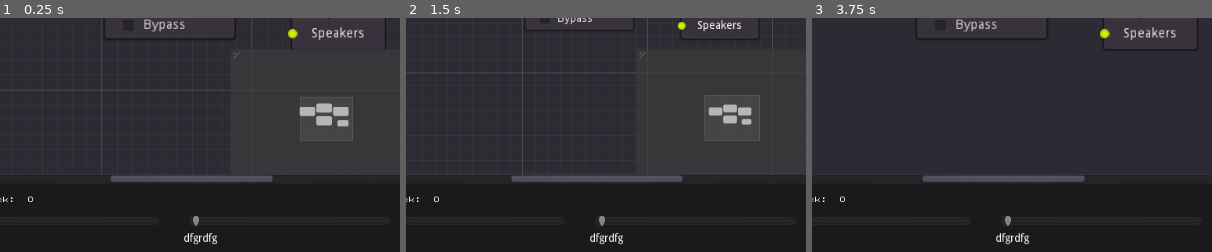
Above: before the commit, frames 1-3 (left to right).
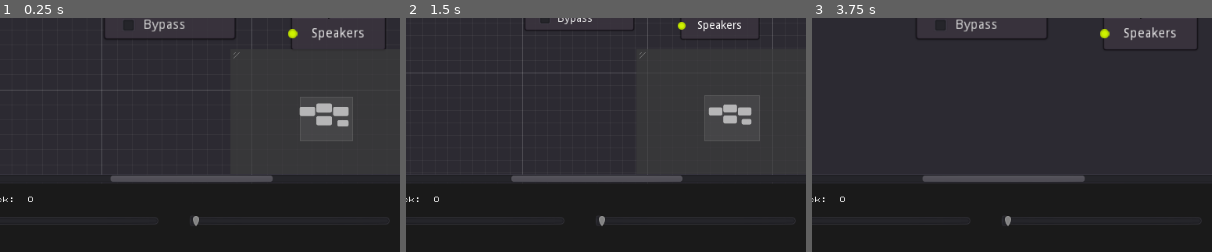
Above: after the commit, the same moments.

Repository: nobuyukinyuu/gdsFM
Game: Godot game, scene res://main.tscn
Same seed, same stepped clock (60 frames per second), same inputs: the game is played once before the commit and once after it.
Inputs (mouse positions are % of the whole screen's width and height, from its top left):
- Up to frame 1 (0.25 s): no input
- Up to frame 2 (1.5 s): click "Bypass" at 0.5 s; click (3, 5) at 1.25 s
- Up to frame 3 (3.75 s): click (9, 5) at 2 s; click (12, 5) at 2.75 s; click (23, 5) at 3.5 s
The pictures show only the part of the screen within x 7-57%, y 50-100%; the shares and areas given below are measured in that part.

The runs differ from the first frame. In frame 1, 0.2% of the frame differs, in the area x 46-55%, y 91-97%; in frame 2, 0.2%; in frame 3, 0.2%.

Commit message:
Floating-point carrier feedback implemented

Diff:
--- a/!oscillators.gd
+++ b/!oscillators.gd
@@ -12,7 +12,7 @@
 
 
 func _ready():
-	gen_sin_table(1024)
+	gen_sin_table(4096)
 
 #Generate the sine lookup table at the specified resolution.
 func gen_sin_table(res):
--- a/OP-CenterNode.gd
+++ b/OP-CenterNode.gd
@@ -17,6 +17,7 @@
 var connections = {}  #This is filled in by the algorithm validator.
 
 var eg = global.Instr.new()   #Envelope generator
+var old_sample = [0,0]  #held values for feedback processing.  Move to EG?
 
 
 func _ready():
@@ -56,7 +57,18 @@
 		if $Bypass.pressed:  return 0.0
 		phase *= eg.detune
 		phase *= eg.freq_mult
+
 		out = gen.wave(phase, eg.waveform) #* (1+ eg.dt/500.0)
+
+		#Process feedback
+		if eg.feedback > 0:
+			var average = (old_sample[0] + old_sample[1]) * 0.5
+			var scaled_fb = average / pow(2, 6-eg.feedback)
+			old_sample[1] = old_sample[0]
+			old_sample[0] = gen.wave(phase + scaled_fb, eg.waveform)
+
+			out = old_sample[0]
+
 		out *= eg.tl / 100.0
 
 	return out
--- /dev/null
+++ b/default_bus_layout.tres
@@ -0,0 +1,4 @@
+[gd_resource type="AudioBusLayout" format=2]
+
+[resource]
+bus/0/volume_db = 0.0
--- a/main.gd
+++ b/main.gd
@@ -97,7 +97,8 @@
 
 func _on_FB_value_changed(value):
 	$Label.text = "Feedback:  " + str(value)
-
+	if $EGControl.currentEG:
+		$EGControl.currentEG.feedback = value
 
 
 func _on_btnValidate_pressed():
@@ -117,6 +118,7 @@
 	if node.is_in_group("operator"):
 		$EGControl.load_settings(node.eg)
 		$Waveform.select(node.eg.waveform)
+		$FB.value = node.eg.feedback
 
 
 
--- a/main.tscn
+++ b/main.tscn
@@ -186,6 +186,9 @@
 max_value = 8.0
 step = 0.05
 ticks_on_borders = true
+__meta__ = {
+"_edit_use_anchors_": false
+}
 
 [node name="FB2" type="HSlider" parent="."]
 anchor_top = 1.0
@@ -238,6 +241,7 @@
 }
 
 [node name="Label2" type="Label" parent="."]
+visible = false
 anchor_top = 1.0
 anchor_bottom = 1.0
 margin_left = 304.0
